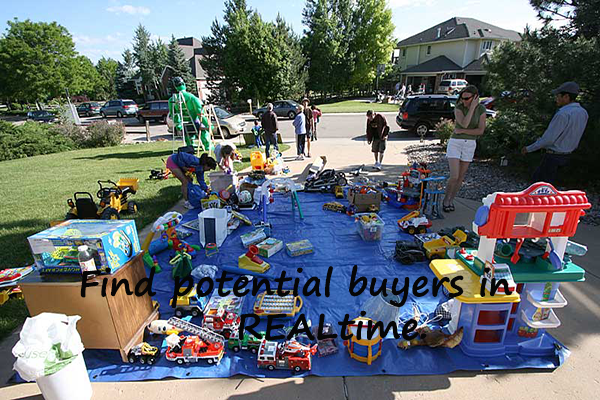
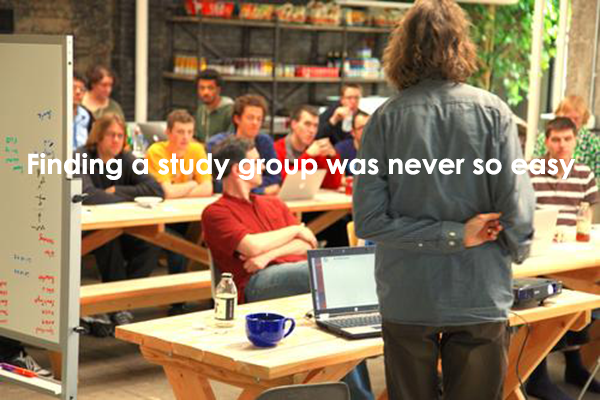
Before/after of a 600 × 400 layered artwork. What changed in the layer stack:
renamed "Find potential buyers in REALtime." to "Finding a study group was never so easy", painted on it over [28, 153, 576, 341]
painted on "Background" over [0, 0, 600, 400]
